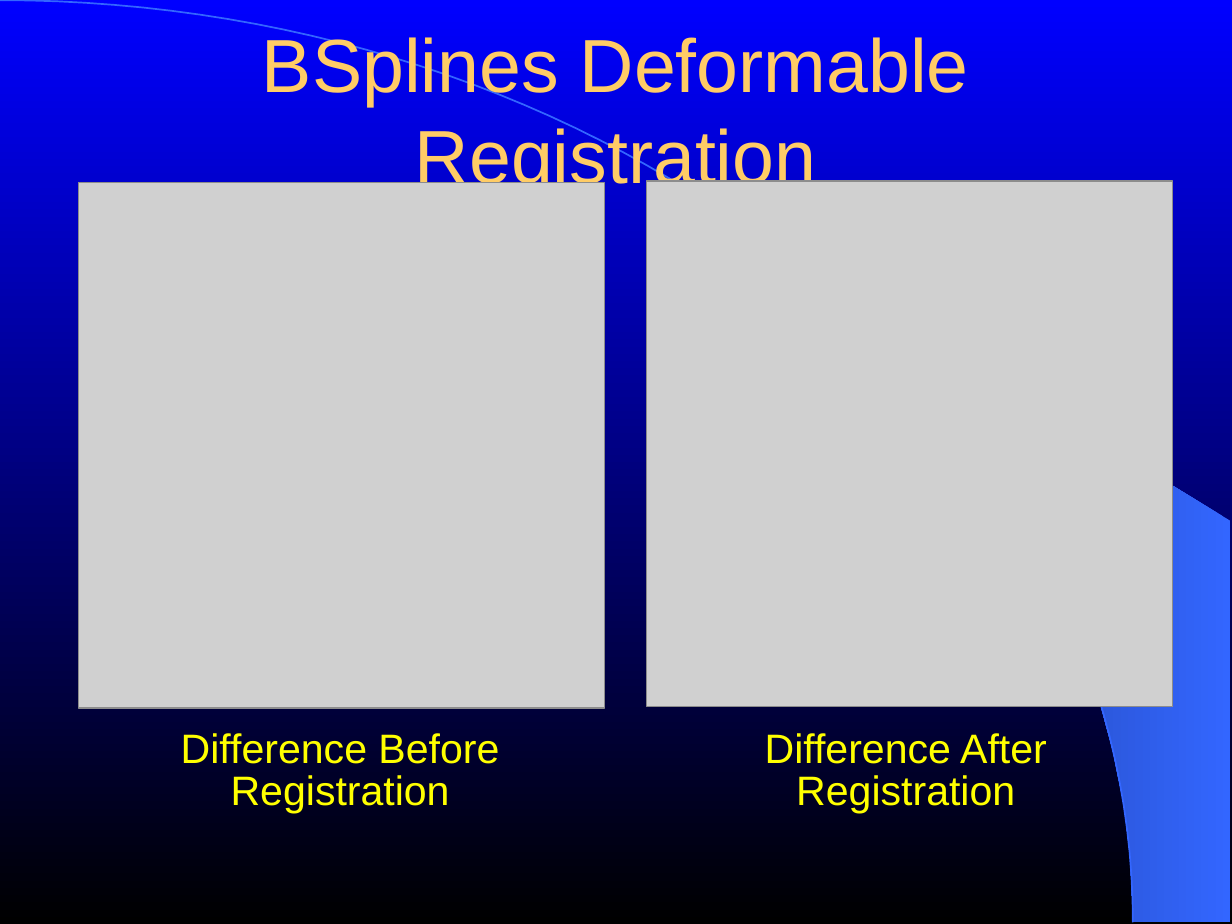
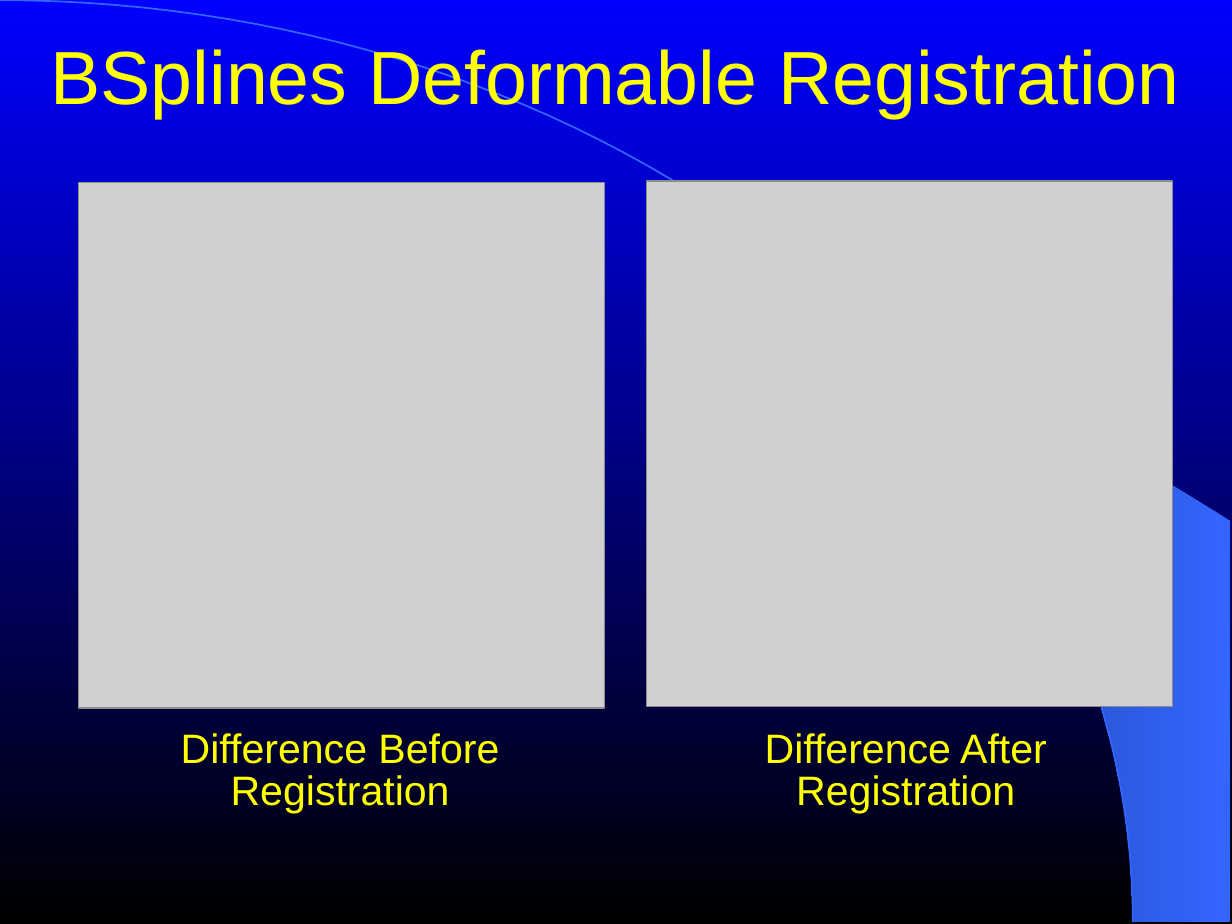
Before and after one commit to NA-MIC/NAMICSandBox, a slide deck: slide 76 of ITKAdvancedCourse/doc/presentations/Insight-DeformableRegistration-BSplines.ppt. Drawn at 1232x924 pixels with LibreOffice and Linux fonts; fonts in the diff are those of the drawing; grey boxes stand for pictures. Boxes give left, top, right and bottom in pixels: in the first picture for what was removed or moved away, otherwise in the second. Text is boxed around its words. In the diff, an @@ line names an element or a change of style, - is before the commit and + after.

```diff
--- a/ITKAdvancedCourse/doc/presentations/Insight-DeformableRegistration-BSplines.ppt
+++ b/ITKAdvancedCourse/doc/presentations/Insight-DeformableRegistration-BSplines.ppt
@@ title "BSplines Deformable Registration": place and size @@
-title "BSplines Deformable Registration" at (262,33,969,197)
+title "BSplines Deformable Registration" at (51,44,1179,118)
@@ title "BSplines Deformable Registration" at (51,44,1179,118): text colour #FFCC66 to #FFFF00 @@
```
Also in this commit, not shown: 13 other slides changed, 2 other files.
